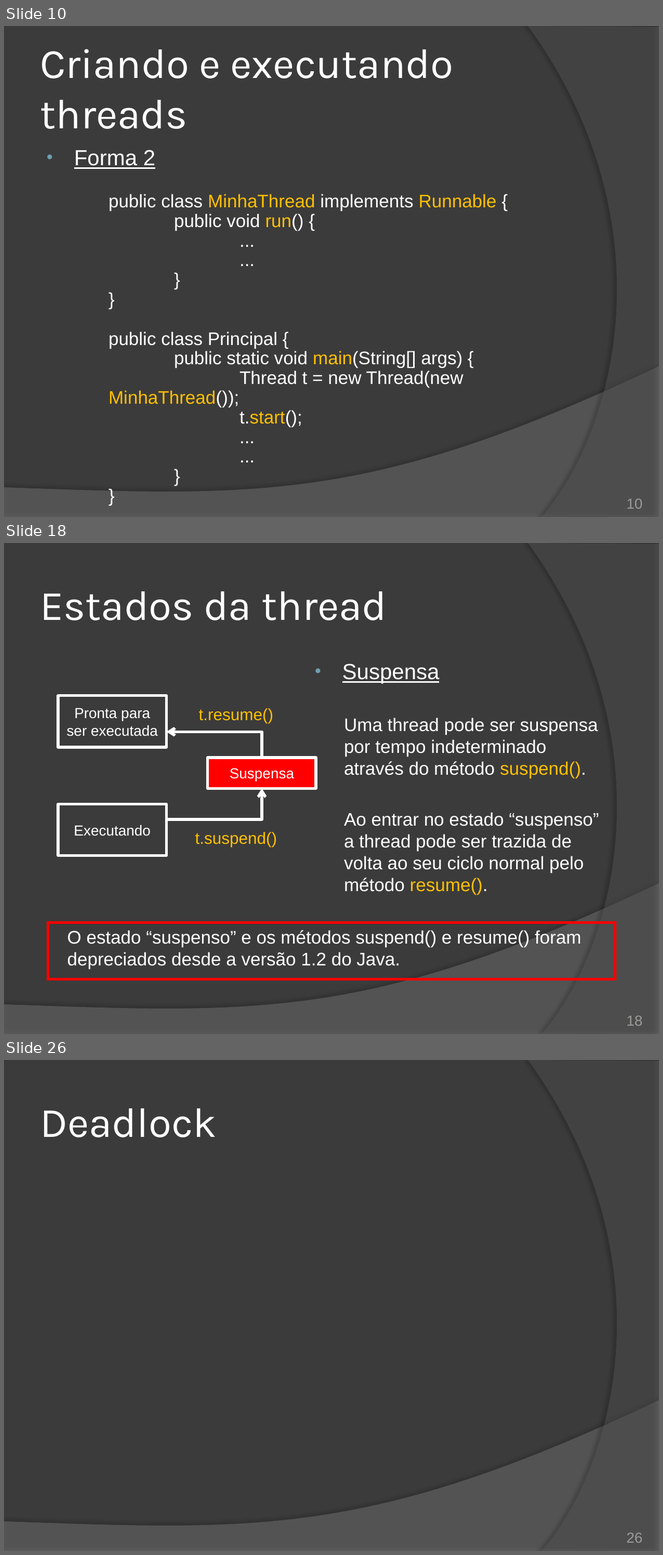
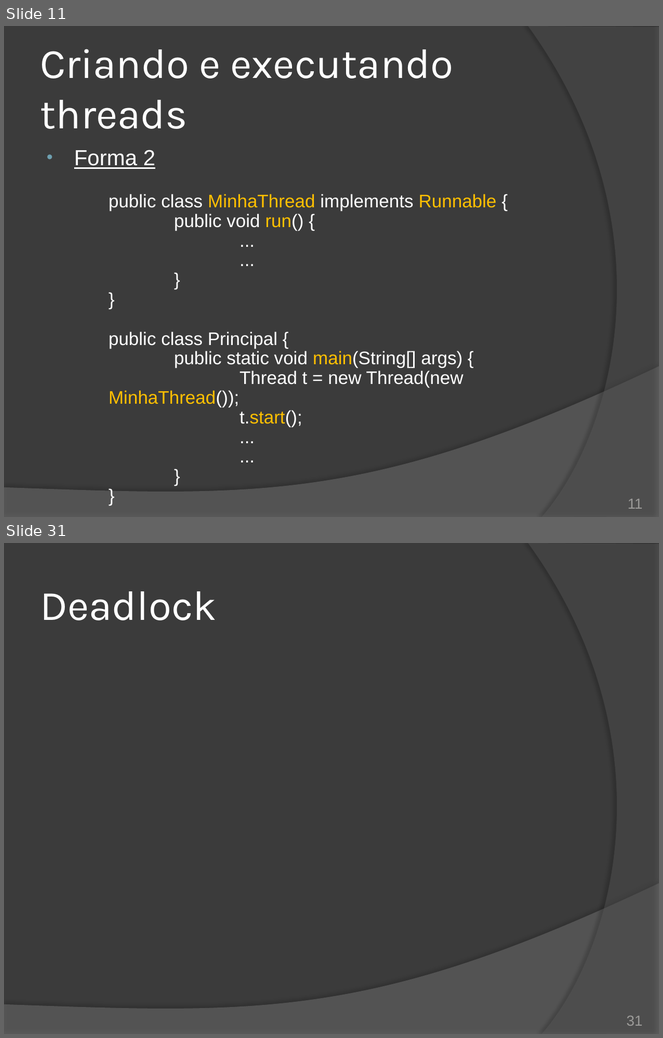
Before and after one commit to duchesqui/slzvieira-training, a slide deck: 2-Java-Programmer-Modulo-II/14.Capitulo08.pptx. Shown one above the other, each under a label of ours: slides 10, 18 and 26 before the commit, slides 11 and 31 after it; the slides between them are not shown. The pictures are 663x1555 and 663x1038 pixels, drawn with LibreOffice and Linux fonts; fonts in the diff are those of the drawing. Boxes give left, top, right and bottom in pixels: in the first picture for what was removed or moved away, otherwise in the second. Text is boxed around its words. In the diff, an @@ line names an element or a change of style, - is before the commit and + after.

Commit message:
Capítulo 8: Sincronização de métodos.

```diff
--- a/2-Java-Programmer-Modulo-II/14.Capitulo08.pptx
+++ b/2-Java-Programmer-Modulo-II/14.Capitulo08.pptx
@@ slide 18 removed at (x1=4, y1=543, x2=659, y2=1034), background #3B3B3B; not listed: 2 template elements that a slide beside it also shows @@
@@ title removed at (x1=40, y1=591, x2=387, y2=620) @@
-Estados da thread
@@ text removed at (x1=343, y1=664, x2=599, y2=895) @@
-• Suspensa
-  Uma thread pode ser suspensa por tempo indeterminado através do método suspend().
-  Ao entrar no estado “suspenso” a thread pode ser trazida de volta ao seu ciclo normal pelo método resume().
@@ rectangle removed at (x1=59, y1=696, x2=166, y2=747) @@
-Pronta para
-ser executada
@@ text removed at (x1=199, y1=708, x2=273, y2=723) @@
-t.resume()
@@ elbow arrow removed from (262, 758) to (166, 732) @@
@@ rectangle removed at (x1=208, y1=758, x2=316, y2=788) @@
-Suspensa
@@ elbow arrow removed from (166, 820) to (262, 788) @@
@@ rectangle removed at (x1=59, y1=805, x2=166, y2=856) @@
-Executando
@@ text removed at (x1=195, y1=832, x2=278, y2=847) @@
-t.suspend()
@@ text removed at (x1=48, y1=923, x2=616, y2=980) @@
-O estado “suspenso” e os métodos suspend() e resume() foram depreciados desde a versão 1.2 do Java.
@@ page number removed at (x1=626, y1=1016, x2=643, y2=1026) @@
-18
@@ what was slide 10 is now slide 11 @@
@@ page number at (x1=628, y1=499, x2=643, y2=509): text changed @@
-10
+11
@@ what was slide 26 is now slide 31 @@
@@ page number at (x1=626, y1=1016, x2=643, y2=1026): text changed @@
-26
+31
```
Also in this commit, not shown: 11 slides changed, 12 slides added, 6 other slides removed, 1 other file.
